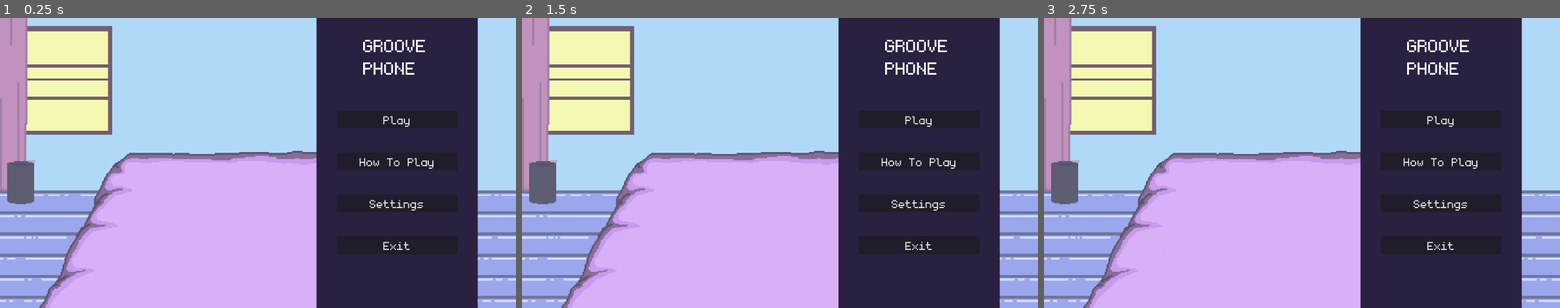
Above: before the commit, frames 1-3 (left to right).
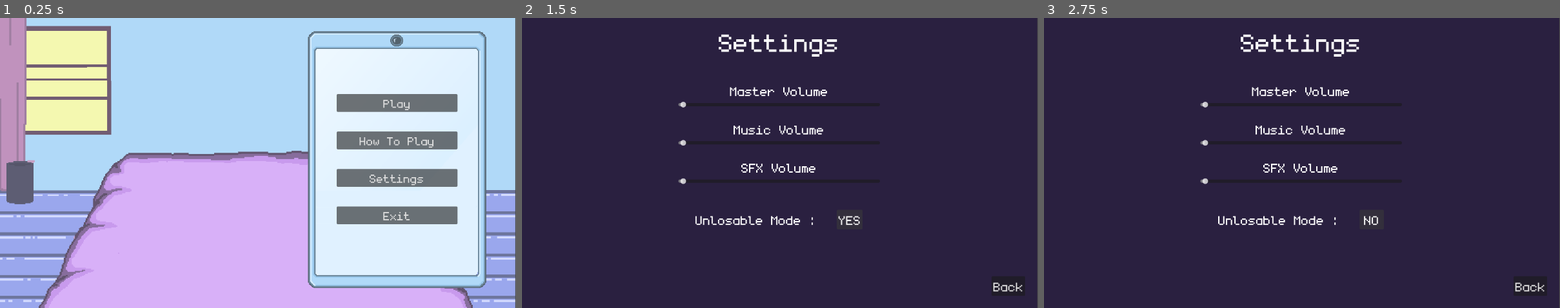
Above: after the commit, the same moments.

Repository: VA-Secheuse/GameDev.tv_GameJam
Game: Godot game, scene res://game/systems/game_manager/GameManager.tscn
Same seed, same stepped clock (60 frames per second), same inputs: the game is played once before the commit and once after it. Sound files missing from this copy of the repository are replaced by a short silence.
Inputs (mouse positions are in pixels of both pictures, inside the frame that each line leads up to):
- Up to frame 1 (0.25 s): no input
- Up to frame 2 (1.5 s): click "Settings" at 0.5 s; click (852, 221) at 1.25 s, where only the run after the commit has a clickable "NO"
- Up to frame 3 (2.75 s): click (1374, 221) at 2 s, where only the run after the commit has a clickable "YES"

The runs differ from the first frame. In frame 1, 35% of the frame differs, in the area x 0-100%, y 0-100%; in frame 2, 70%; in frame 3, 70%.

Commit message:
commit day 5

Diff:
--- /dev/null
+++ b/groove-phone/default_bus_layout.tres
@@ -0,0 +1,15 @@
+[gd_resource type="AudioBusLayout" format=3 uid="uid://bhwsdmdexshxc"]
+
+[resource]
+bus/1/name = &"sfx"
+bus/1/solo = false
+bus/1/mute = false
+bus/1/bypass_fx = false
+bus/1/volume_db = 0.0
+bus/1/send = &"Master"
+bus/2/name = &"music"
+bus/2/solo = false
+bus/2/mute = false
+bus/2/bypass_fx = false
+bus/2/volume_db = 0.0
+bus/2/send = &"Master"
--- a/groove-phone/game/Global.gd
+++ b/groove-phone/game/Global.gd
@@ -1,3 +1,9 @@
 extends Node
 
 var sound_manager : SoundManager
+
+var unlosable : bool = false
+
+var setting : Settings
+
+var main_menu : MainMenu
--- /dev/null
+++ b/groove-phone/game/UI/level_selection/LevelSelection.tscn
@@ -0,0 +1,28 @@
+[gd_scene format=3 uid="uid://bstyyeojum6ik"]
+
+[ext_resource type="Texture2D" uid="uid://dyns8jaw0gnq1" path="res://assets/sprite/Cellphone_full_art.png" id="1_vhirw"]
+
+[node name="TextureRect" type="NinePatchRect" unique_id=471801575]
+texture_filter = 1
+offset_left = 2.0
+offset_top = 488.0
+offset_right = 245.0
+offset_bottom = 1039.5
+rotation = -1.5707964
+scale = Vector2(2, 2)
+texture = ExtResource("1_vhirw")
+region_rect = Rect2(0, 0, 260, 375)
+patch_margin_left = 200
+patch_margin_top = 30
+patch_margin_right = 30
+patch_margin_bottom = 30
+
+[node name="Control" type="Control" parent="." unique_id=916581248]
+layout_mode = 1
+anchors_preset = 15
+anchor_right = 1.0
+anchor_bottom = 1.0
+grow_horizontal = 2
+grow_vertical = 2
+size_flags_horizontal = 4
+size_flags_vertical = 4
--- a/groove-phone/game/UI/main_menu/MainMenu.tscn
+++ b/groove-phone/game/UI/main_menu/MainMenu.tscn
@@ -3,6 +3,7 @@
 [ext_resource type="Texture2D" uid="uid://5ywvh85inlyp" path="res://assets/sprite/BackGround.png" id="1_k6v4s"]
 [ext_resource type="Script" uid="uid://dhvg2lllaxvk8" path="res://game/UI/main_menu/main_menu.gd" id="1_rmjxk"]
 [ext_resource type="FontFile" uid="uid://dlioe6s6bh5ew" path="res://assets/font/monogram.ttf" id="2_8ovyh"]
+[ext_resource type="Texture2D" uid="uid://dyns8jaw0gnq1" path="res://assets/sprite/Cellphone_full_art.png" id="3_ku3nx"]
 
 [node name="MainMenu" type="MarginContainer" unique_id=581755862]
 anchors_preset = 15
@@ -29,14 +30,15 @@
 layout_mode = 2
 size_flags_horizontal = 8
 
-[node name="ColorRect" type="ColorRect" parent="MarginContainer/Panel" unique_id=2037495084]
-custom_minimum_size = Vector2(400, 0)
+[node name="TextureRect" type="TextureRect" parent="MarginContainer/Panel" unique_id=1904345023]
+texture_filter = 1
 layout_mode = 0
-offset_left = -200.0
-offset_right = 200.0
-offset_bottom = 720.0
-size_flags_vertical = 3
-color = Color(0.16470589, 0.1254902, 0.2509804, 1)
+offset_left = -221.0
+offset_top = 0.99999976
+offset_right = 39.0
+offset_bottom = 376.0
+scale = Vector2(1.7, 1.7)
+texture = ExtResource("3_ku3nx")
 
 [node name="MarginContainer" type="MarginContainer" parent="MarginContainer/Panel" unique_id=1763734656]
 layout_mode = 1
@@ -46,13 +48,13 @@
 grow_horizontal = 2
 grow_vertical = 2
 theme_override_constants/margin_left = 0
-theme_override_constants/margin_top = 230
+theme_override_constants/margin_top = 157
 theme_override_constants/margin_right = 0
 theme_override_constants/margin_bottom = 0
 
 [node name="VBoxContainer" type="VBoxContainer" parent="MarginContainer/Panel/MarginContainer" unique_id=890191493]
 layout_mode = 2
-theme_override_constants/separation = 60
+theme_override_constants/separation = 49
 
 [node name="Play" type="Button" parent="MarginContainer/Panel/MarginContainer/VBoxContainer" unique_id=1599093636]
 custom_minimum_size = Vector2(300, 0)
@@ -79,16 +81,8 @@
 theme_override_font_sizes/font_size = 45
 text = "Exit"
 
-[node name="RichTextLabel" type="RichTextLabel" parent="MarginContainer/Panel" unique_id=676122153]
-layout_mode = 0
-offset_left = -84.0
-offset_top = 38.0
-offset_right = 126.0
-offset_bottom = 174.0
-theme_override_fonts/normal_font = ExtResource("2_8ovyh")
-theme_override_font_sizes/normal_font_size = 70
-text = "GROOVE
-PHONE"
+[node name="NinePatchRect" type="NinePatchRect" parent="." unique_id=315512710]
+layout_mode = 2
 
 [connection signal="pressed" from="MarginContainer/Panel/MarginContainer/VBoxContainer/Play" to="." method="_on_play_pressed"]
 [connection signal="pressed" from="MarginContainer/Panel/MarginContainer/VBoxContainer/HowToPlay" to="." method="_on_how_to_play_pressed"]
--- a/groove-phone/game/UI/main_menu/main_menu.gd
+++ b/groove-phone/game/UI/main_menu/main_menu.gd
@@ -1,4 +1,5 @@
 extends MarginContainer
+class_name MainMenu
 
 signal play_pressed
 signal how_to_play_pressed
@@ -17,9 +18,9 @@
 
 func _on_settings_pressed() -> void:
 	Global.sound_manager.create_audio(SoundEffect.SOUND_EFFECT_TYPE.ON_BUTTON_CLICKED)
-	settings_pressed.emit()
+	Global.setting.open_setting_menu()
 
 
 func _on_exit_pressed() -> void:
 	Global.sound_manager.create_audio(SoundEffect.SOUND_EFFECT_TYPE.ON_BUTTON_CLICKED)
-	exit_pressed.emit()
+	get_tree().quit()
--- /dev/null
+++ b/groove-phone/game/UI/settings/settings.gd
@@ -0,0 +1,26 @@
+extends MarginContainer
+class_name Settings
+
+func _on_back_pressed() -> void:
+	self.visible = false
+	Global.sound_manager.create_audio(SoundEffect.SOUND_EFFECT_TYPE.ON_BUTTON_CLICKED)
+
+func open_setting_menu():
+	$MarginContainer/Settings/VBoxContainer/VolumeSliders/VBoxContainer/MasterVolume.update_value()
+	$MarginContainer/Settings/VBoxContainer/VolumeSliders/Music/Music.update_value()
+	$MarginContainer/Settings/VBoxContainer/VolumeSliders/SFX/SFX.update_value()
+	if Global.unlosable:
+		$MarginContainer/Settings/VBoxContainer/UnlosableMode/Button.text = 'YES'
+	else:
+		$MarginContainer/Settings/VBoxContainer/UnlosableMode/Button.text = 'NO'
+	self.visible = true
+
+
+func _on_button_pressed() -> void:
+	if Global.unlosable:
+		$MarginContainer/Settings/VBoxContainer/UnlosableMode/Button.text = 'NO'
+		Global.unlosable = false
+	else:
+		$MarginContainer/Settings/VBoxContainer/UnlosableMode/Button.text = 'YES'
+		Global.unlosable = true
+	Global.sound_manager.create_audio(SoundEffect.SOUND_EFFECT_TYPE.ON_BUTTON_CLICKED)
--- /dev/null
+++ b/groove-phone/game/UI/settings/settings.tscn
@@ -0,0 +1,135 @@
+[gd_scene format=3 uid="uid://cngakcsnclqxq"]
+
+[ext_resource type="FontFile" uid="uid://dlioe6s6bh5ew" path="res://assets/font/monogram.ttf" id="1_7ir4b"]
+[ext_resource type="Script" uid="uid://wep6hl2awtrf" path="res://game/UI/settings/settings.gd" id="1_68tq0"]
+[ext_resource type="PackedScene" uid="uid://w2g4frlewr48" path="res://game/UI/settings/volume_slider.tscn" id="2_84q56"]
+
+[node name="Settings" type="MarginContainer" unique_id=267474640]
+custom_minimum_size = Vector2(1280, 720)
+anchors_preset = 15
+anchor_right = 1.0
+anchor_bottom = 1.0
+grow_horizontal = 2
+grow_vertical = 2
+script = ExtResource("1_68tq0")
+
+[node name="ColorRect" type="ColorRect" parent="." unique_id=1317599938]
+layout_mode = 2
+color = Color(0.16470589, 0.1254902, 0.2509804, 1)
+
+[node name="MarginContainer" type="MarginContainer" parent="." unique_id=331194086]
+layout_mode = 2
+theme_override_constants/margin_left = 30
+theme_override_constants/margin_right = 30
+theme_override_constants/margin_bottom = 30
+
+[node name="Settings" type="MarginContainer" parent="MarginContainer" unique_id=2038256075]
+layout_mode = 2
+size_flags_horizontal = 4
+theme_override_constants/margin_left = 0
+theme_override_constants/margin_top = 18
+
+[node name="VBoxContainer" type="VBoxContainer" parent="MarginContainer/Settings" unique_id=1355277298]
+layout_mode = 2
+theme_override_constants/separation = 63
+
+[node name="Title" type="Label" parent="MarginContainer/Settings/VBoxContainer" unique_id=2003904355]
+texture_filter = 1
+layout_mode = 2
+size_flags_horizontal = 4
+size_flags_vertical = 0
+theme_override_fonts/font = ExtResource("1_7ir4b")
+theme_override_font_sizes/font_size = 100
+text = "Settings"
+
+[node name="VolumeSliders" type="VBoxContainer" parent="MarginContainer/Settings/VBoxContainer" unique_id=66766710]
+custom_minimum_size = Vector2(500, 0)
+layout_mode = 2
+size_flags_horizontal = 4
+theme_override_constants/separation = 32
+
+[node name="VBoxContainer" type="VBoxContainer" parent="MarginContainer/Settings/VBoxContainer/VolumeSliders" unique_id=2027678051]
+layout_mode = 2
+theme_override_constants/separation = 6
+
+[node name="MasterVolumeLabel" type="Label" parent="MarginContainer/Settings/VBoxContainer/VolumeSliders/VBoxContainer" unique_id=1705587427]
+texture_filter = 1
+layout_mode = 2
+size_flags_horizontal = 4
+size_flags_vertical = 0
+theme_override_fonts/font = ExtResource("1_7ir4b")
+theme_override_font_sizes/font_size = 50
+text = "Master Volume"
+
+[node name="MasterVolume" parent="MarginContainer/Settings/VBoxContainer/VolumeSliders/VBoxContainer" unique_id=1859666159 instance=ExtResource("2_84q56")]
+layout_mode = 2
+bus_name = "Master"
+
+[node name="Music" type="VBoxContainer" parent="MarginContainer/Settings/VBoxContainer/VolumeSliders" unique_id=1713482730]
+layout_mode = 2
+theme_override_constants/separation = 6
+
+[node name="MusicLabel" type="Label" parent="MarginContainer/Settings/VBoxContainer/VolumeSliders/Music" unique_id=1239202553]
+texture_filter = 1
+layout_mode = 2
+size_flags_horizontal = 4
+size_flags_vertical = 0
+theme_override_fonts/font = ExtResource("1_7ir4b")
+theme_override_font_sizes/font_size = 50
+text = "Music Volume"
+
+[node name="Music" parent="MarginContainer/Settings/VBoxContainer/VolumeSliders/Music" unique_id=410695211 instance=ExtResource("2_84q56")]
+layout_mode = 2
+bus_name = "music"
+
+[node name="SFX" type="VBoxContainer" parent="MarginContainer/Settings/VBoxContainer/VolumeSliders" unique_id=972576703]
+layout_mode = 2
+theme_override_constants/separation = 6
+
+[node name="SFXLabel" type="Label" parent="MarginContainer/Settings/VBoxContainer/VolumeSliders/SFX" unique_id=1737854699]
+texture_filter = 1
+layout_mode = 2
+size_flags_horizontal = 4
+size_flags_vertical = 0
+theme_override_fonts/font = ExtResource("1_7ir4b")
+theme_override_font_sizes/font_size = 50
+text = "SFX Volume"
+
+[node name="SFX" parent="MarginContainer/Settings/VBoxContainer/VolumeSliders/SFX" unique_id=1389790137 instance=ExtResource("2_84q56")]
+layout_mode = 2
+bus_name = "sfx"
+
+[node name="UnlosableMode" type="HBoxContainer" parent="MarginContainer/Settings/VBoxContainer" unique_id=1802655292]
+layout_mode = 2
+size_flags_horizontal = 4
+theme_override_constants/separation = 50
+
+[node name="Label" type="Label" parent="MarginContainer/Settings/VBoxContainer/UnlosableMode" unique_id=700742651]
+texture_filter = 1
+layout_mode = 2
+theme_override_fonts/font = ExtResource("1_7ir4b")
+theme_override_font_sizes/font_size = 50
+text = "Unlosable Mode :"
+
+[node name="Button" type="Button" parent="MarginContainer/Settings/VBoxContainer/UnlosableMode" unique_id=2133673323]
+texture_filter = 1
+custom_minimum_size = Vector2(60, 0)
+layout_mode = 2
+theme_override_fonts/font = ExtResource("1_7ir4b")
+theme_override_font_sizes/font_size = 50
+text = "NO"
+
+[node name="BackButton" type="MarginContainer" parent="MarginContainer" unique_id=310297433]
+layout_mode = 2
+size_flags_horizontal = 8
+
+[node name="Back" type="Button" parent="MarginContainer/BackButton" unique_id=553410336]
+texture_filter = 1
+layout_mode = 2
+size_flags_vertical = 8
+theme_override_fonts/font = ExtResource("1_7ir4b")
+theme_override_font_sizes/font_size = 50
+text = "Back"
+
+[connection signal="pressed" from="MarginContainer/Settings/VBoxContainer/UnlosableMode/Button" to="." method="_on_button_pressed"]
+[connection signal="pressed" from="MarginContainer/BackButton/Back" to="." method="_on_back_pressed"]
--- /dev/null
+++ b/groove-phone/game/UI/settings/volume_slider.gd
@@ -0,0 +1,16 @@
+extends HSlider
+
+@export var bus_name: String
+var bus_index: int
+
+func _ready() ->void:
+	bus_index = AudioServer.get_bus_index(bus_name)
+	value_changed.connect(self._on_value_changed)
+	value = db_to_linear(AudioServer.get_bus_volume_db(bus_index))
+
+func update_value():
+	value = db_to_linear(AudioServer.get_bus_volume_db(bus_index))
+
+
+func _on_value_changed(value: float) -> void:
+	AudioServer.set_bus_volume_db(bus_index,linear_to_db(value))
--- /dev/null
+++ b/groove-phone/game/UI/settings/volume_slider.tscn
@@ -0,0 +1,11 @@
+[gd_scene format=3 uid="uid://w2g4frlewr48"]
+
+[ext_resource type="Script" uid="uid://bou7u10nqlnfu" path="res://game/UI/settings/volume_slider.gd" id="1_23id4"]
+
+[node name="VolumeSlider" type="HSlider" unique_id=1859666159]
+anchors_preset = 15
+anchor_right = 1.0
+anchor_bottom = 1.0
+grow_horizontal = 2
+grow_vertical = 2
+script = ExtResource("1_23id4")
--- a/groove-phone/game/systems/game_manager/GameManager.tscn
+++ b/groove-phone/game/systems/game_manager/GameManager.tscn
@@ -4,6 +4,8 @@
 [ext_resource type="PackedScene" uid="uid://dvd5pvtlc5snd" path="res://game/systems/rhythm_manager/RhythmManager.tscn" id="2_0gcvh"]
 [ext_resource type="Texture2D" uid="uid://5ywvh85inlyp" path="res://assets/sprite/BackGround.png" id="3_0bm1t"]
 [ext_resource type="PackedScene" uid="uid://b8r5chlb3ho6f" path="res://game/UI/main_menu/MainMenu.tscn" id="4_6ycib"]
+[ext_resource type="PackedScene" uid="uid://cngakcsnclqxq" path="res://game/UI/settings/settings.tscn" id="5_a30ar"]
+[ext_resource type="PackedScene" uid="uid://bstyyeojum6ik" path="res://game/UI/level_selection/LevelSelection.tscn" id="6_6ja7u"]
 
 [node name="GameManager" type="Node2D" unique_id=1885611691]
 script = ExtResource("1_s0p2p")
@@ -18,9 +20,23 @@
 [node name="Camera2D" type="Camera2D" parent="." unique_id=906647384]
 
 [node name="MainMenu" parent="." unique_id=581755862 instance=ExtResource("4_6ycib")]
-offset_left = 45.0
-offset_top = -360.0
-offset_right = 645.0
+offset_left = 47.0
+offset_top = -328.0
+offset_right = 647.0
+offset_bottom = 392.0
+
+[node name="Settings" parent="." unique_id=267474640 instance=ExtResource("5_a30ar")]
+visible = false
+offset_left = -640.0
+offset_top = -361.0
+offset_right = 640.0
 offset_bottom = 360.0
 
+[node name="TextureRect" parent="." unique_id=471801575 instance=ExtResource("6_6ja7u")]
+visible = false
+offset_left = -558.0
+offset_top = 252.0
+offset_right = -315.0
+offset_bottom = 803.5
+
 [connection signal="exit_pressed" from="MainMenu" to="." method="_on_main_menu_exit_pressed"]
--- a/groove-phone/game/systems/game_manager/game_manager.gd
+++ b/groove-phone/game/systems/game_manager/game_manager.gd
@@ -7,6 +7,14 @@
 	$RhythmManager.visible = false
 
 func _create_and_connect_components() -> void :
+
+	##This create the sound manager and associate it the its global variable
 	var tmp_scene : PackedScene = load(SoundManager.sound_manager_path)
 	Global.sound_manager = tmp_scene.instantiate()
 	add_child(Global.sound_manager)
+
+	##this associate the settings to the global Variable
+	Global.setting = $Settings
+
+	##this associate the main menu to the global Variable
+	Global.main_menu = $MainMenu
--- a/groove-phone/game/systems/music_player/MusicPlayer.tscn
+++ b/groove-phone/game/systems/music_player/MusicPlayer.tscn
@@ -3,4 +3,5 @@
 [ext_resource type="Script" uid="uid://d35n8ymrf6kcm" path="res://game/systems/music_player/music_player.gd" id="1_sm6cg"]
 
 [node name="MusicPlayer" type="AudioStreamPlayer" unique_id=577678587]
+bus = &"music"
 script = ExtResource("1_sm6cg")
--- a/groove-phone/game/systems/rhythm_manager/RhythmManager.tscn
+++ b/groove-phone/game/systems/rhythm_manager/RhythmManager.tscn
@@ -4,3 +4,6 @@
 
 [node name="RhythmManager" type="Node2D" unique_id=849755052]
 script = ExtResource("1_1h8rv")
+
+[node name="Camera2D" type="Camera2D" parent="." unique_id=576925891]
+position = Vector2(2, 0)
Binary file added: groove-phone/assets/sprite/Cellphone_full_art.png
Not shown, added: groove-phone/assets/sprite/Cellphone_full_art.png.import
Not shown, added: groove-phone/game/UI/settings/settings.gd.uid
Not shown, added: groove-phone/game/UI/settings/volume_slider.gd.uid
Not shown, added: asesprite/Cellphone.aseprite
Not shown, added: asesprite/Cellphone_full_art.aseprite
Not shown, added: asesprite/Cellphone_full_art.png
